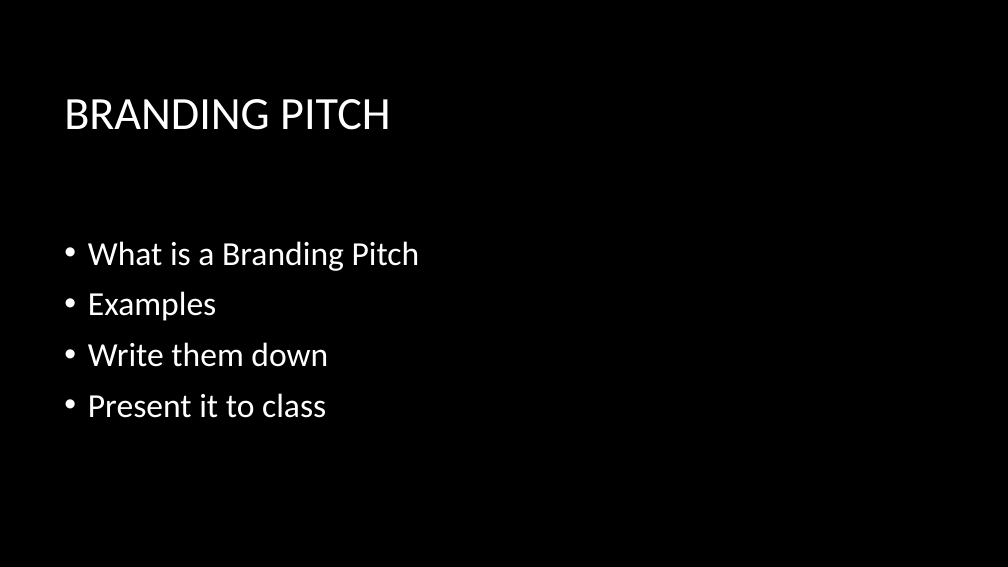
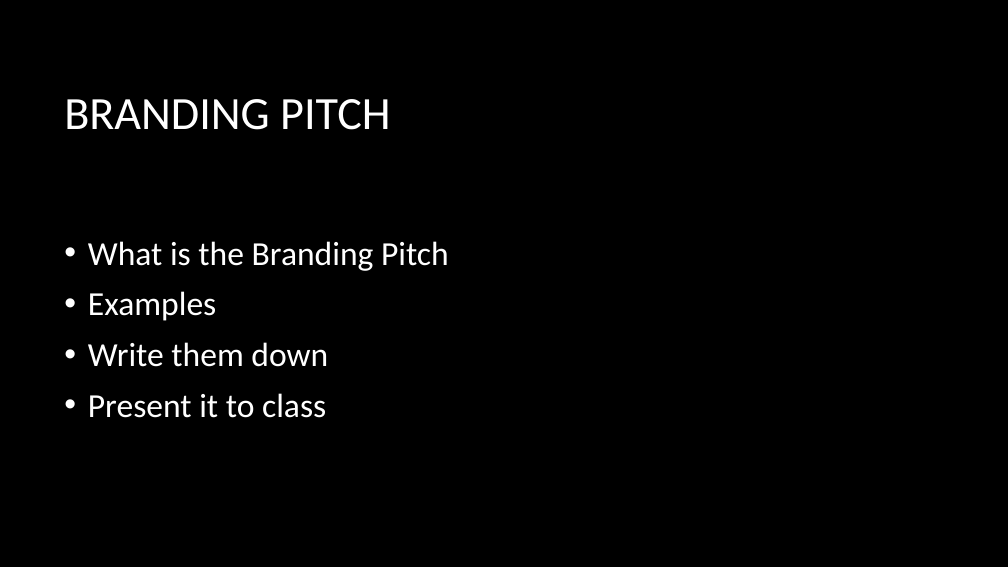
Before and after one commit to ar94952/Workshops, a slide deck: slide 2 of Branding pitch.pptx. Drawn at 1008x567 pixels with LibreOffice and Linux fonts; fonts in the diff are those of the drawing; background and template pictures are left out. Boxes give left, top, right and bottom in pixels: in the first picture for what was removed or moved away, otherwise in the second. Text is boxed around its words. In the diff, an @@ line names an element or a change of style, - is before the commit and + after.

```diff
--- a/Branding pitch.pptx
+++ b/Branding pitch.pptx
@@ text at [88, 241, 449, 271]: text changed @@
-• What is a Branding Pitch
+• What is the Branding Pitch
```
Also in this commit, not shown: 5 other slides changed.
